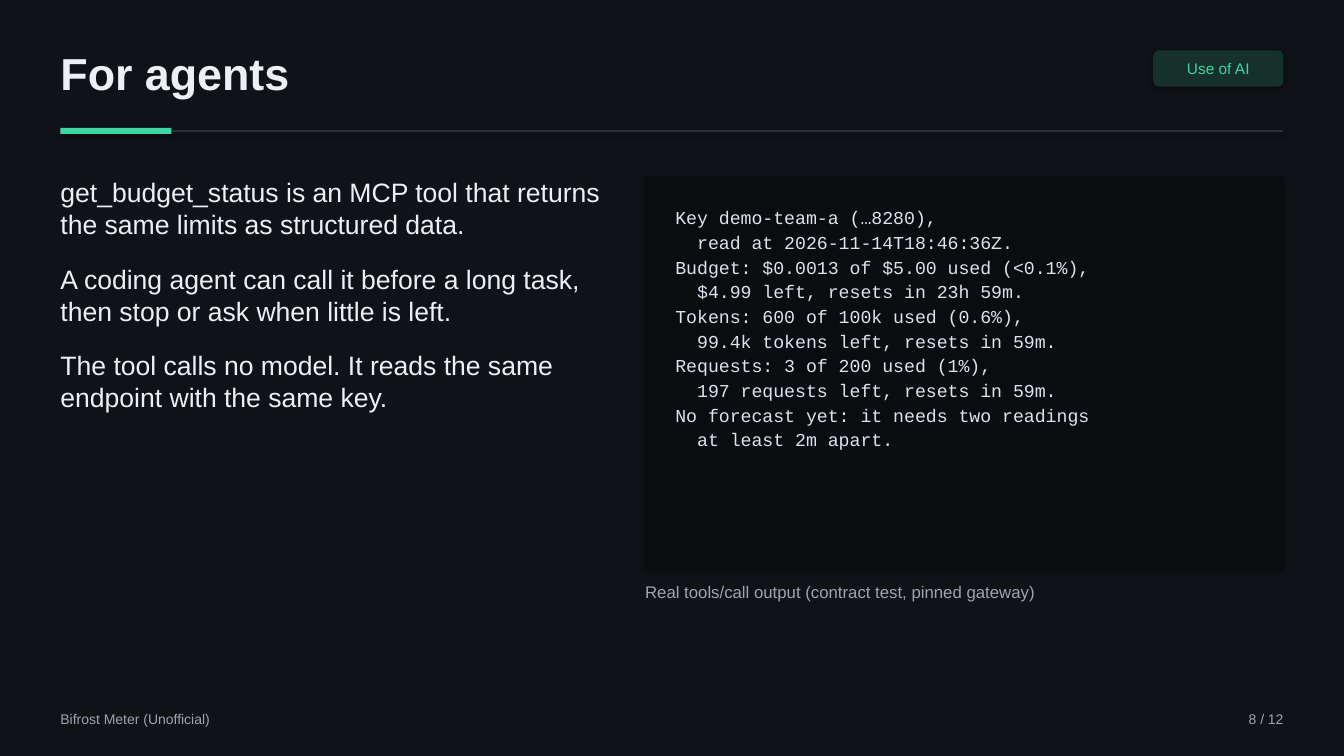
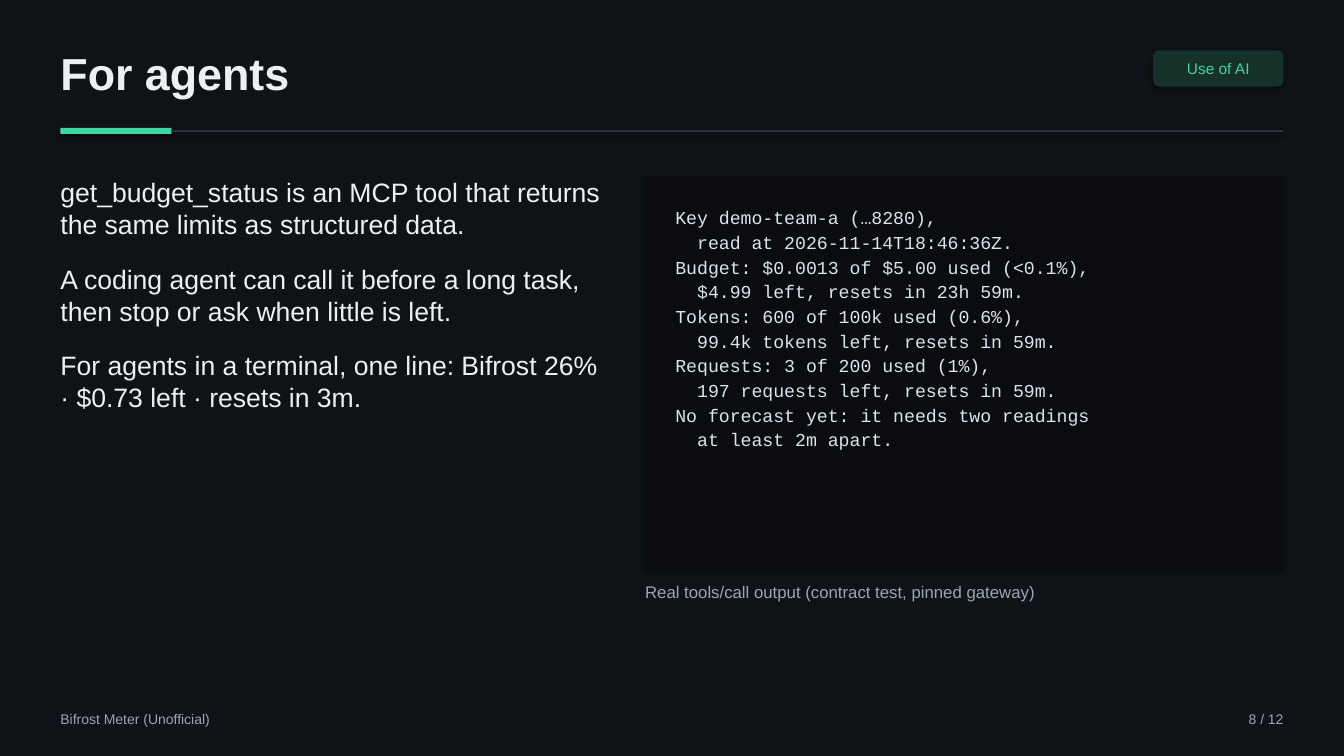
Before and after one commit to aimanmalib/bifrost-meter, a slide deck: slide 8 of deck/bifrost-meter.pptx. Drawn at 1344x756 pixels with LibreOffice and Linux fonts; fonts in the diff are those of the drawing. Boxes give left, top, right and bottom in pixels: in the first picture for what was removed or moved away, otherwise in the second. Text is boxed around its words. In the diff, an @@ line names an element or a change of style, - is before the commit and + after.

```diff
--- a/deck/bifrost-meter.pptx
+++ b/deck/bifrost-meter.pptx
@@ text at bbox=[60, 355, 597, 409]: text changed @@
-The tool calls no model. It reads the same endpoint with the same key.
+For agents in a terminal, one line: Bifrost 26% · $0.73 left · resets in 3m.
```
Also in this commit, not shown: 2 other slides changed, 3 other files.
